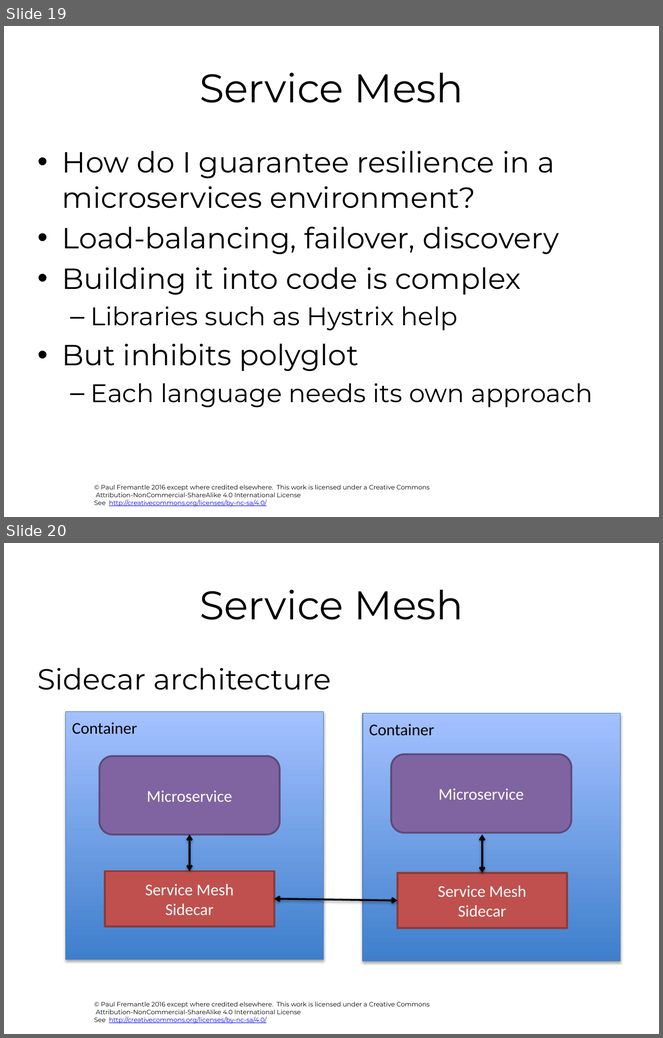
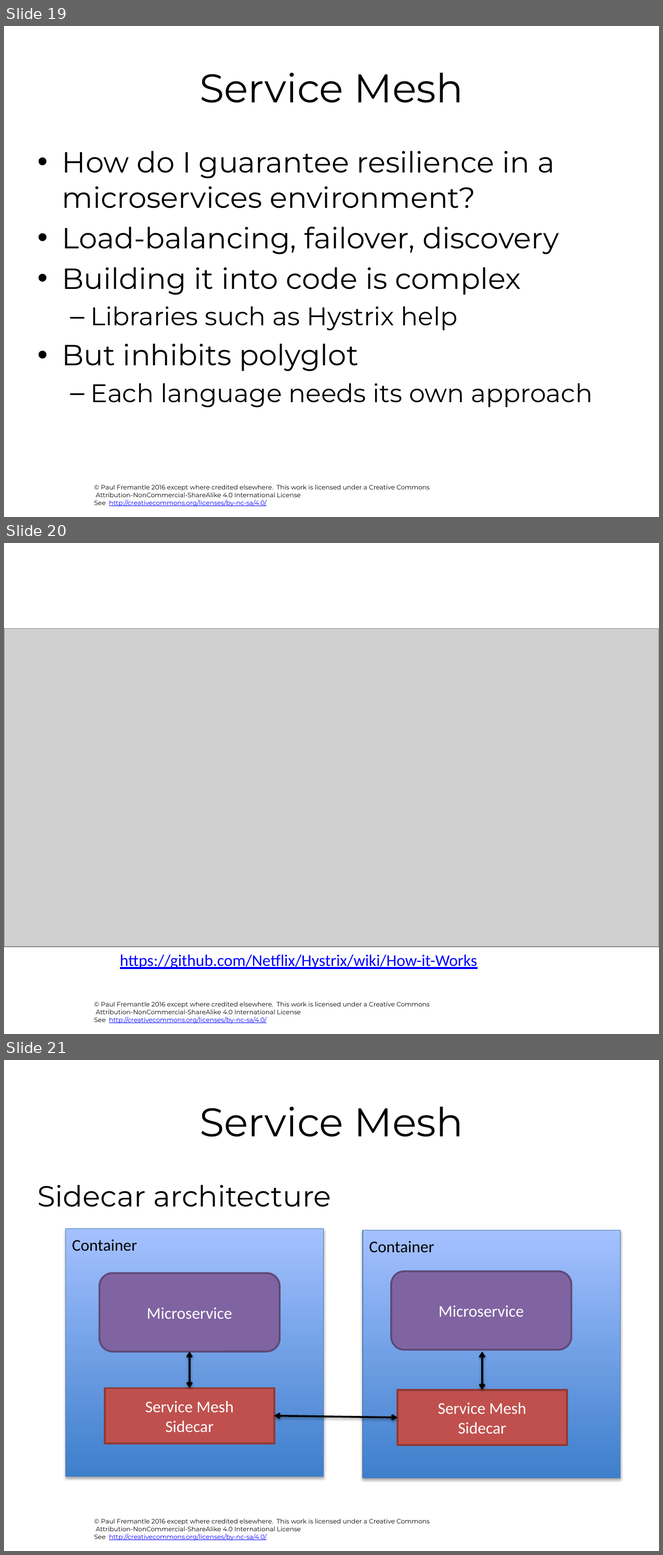
Before and after one commit to pzfreo/ox-soa, a slide deck: presentation-source/08-Microservices.pptx. Shown one above the other, each under a label of ours: slides 19 and 20 before the commit, slides 19, 20 and 21 after it. The pictures are 663x1038 and 663x1555 pixels, drawn with LibreOffice and Linux fonts; fonts in the diff are those of the drawing; grey boxes stand for pictures; background and template pictures are left out. Boxes give left, top, right and bottom in pixels: in the first picture for what was removed or moved away, otherwise in the second. Text is boxed around its words. In the diff, an @@ line names an element or a change of style, - is before the commit and + after.

```diff
--- a/presentation-source/08-Microservices.pptx
+++ b/presentation-source/08-Microservices.pptx
@@ slide 20 added at <box>4,543,659,1034</box>, background #FFFFFF; not listed: 1 template element that a slide beside it also shows @@
@@ picture added at <box>4,629,659,947</box> @@
@@ text added at <box>120,955,477,969</box>, 18 pt, text #0000FF, underline @@
+https://github.com/Netflix/Hystrix/wiki/How-it-Works
@@ what was slide 20 is now slide 21 @@
```
Also in this commit, not shown: 2 other files.
